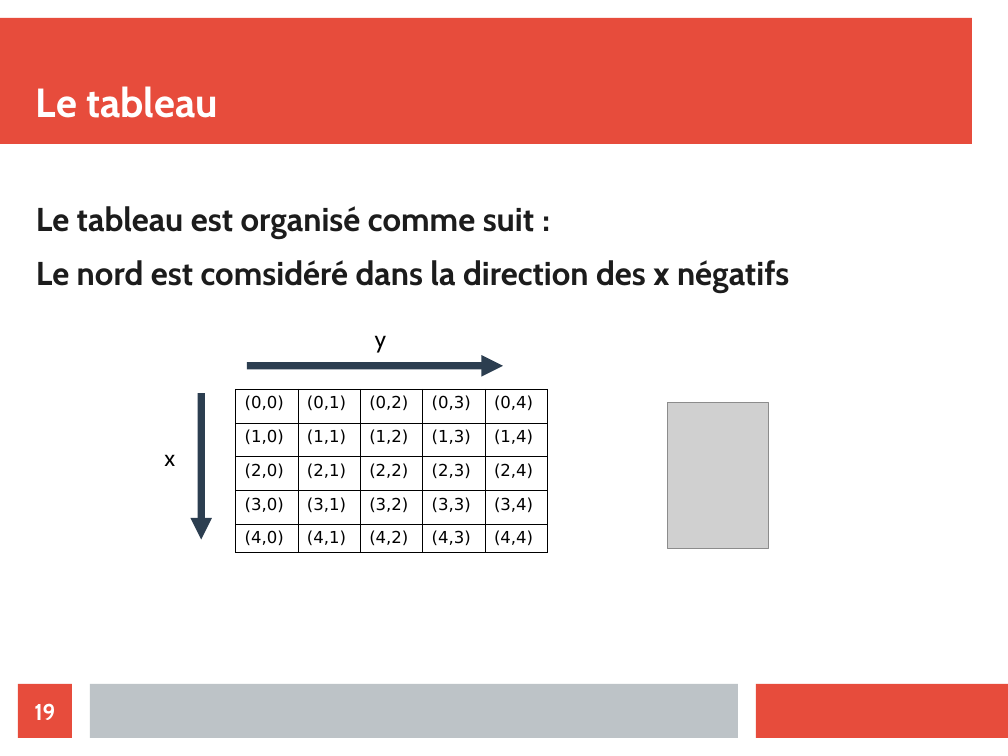
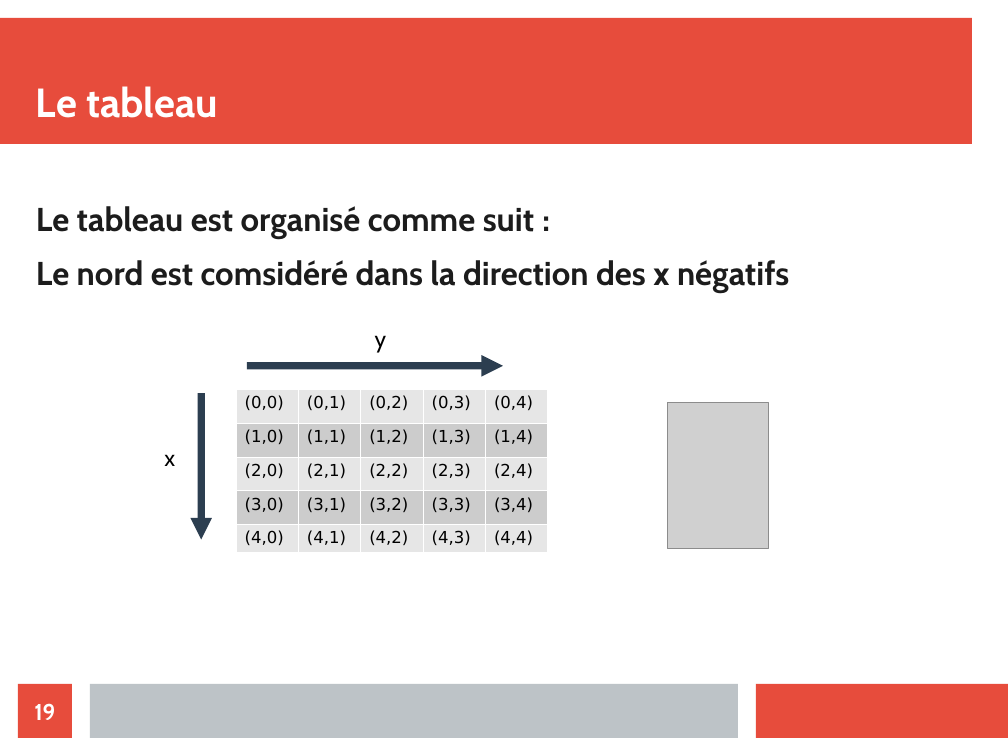
Before and after one commit to ValentinLebouvier/TAL2019, a slide deck: slide 19 of Comptes Rendus/CR.odp. Drawn at 1008x756 pixels with LibreOffice and Linux fonts; fonts in the diff are those of the drawing; grey boxes stand for pictures. Boxes give left, top, right and bottom in pixels: in the first picture for what was removed or moved away, otherwise in the second. Text is boxed around its words. In the diff, an @@ line names an element or a change of style, - is before the commit and + after.

```diff
--- a/Comptes Rendus/CR.odp
+++ b/Comptes Rendus/CR.odp
@@ table at bbox=[236, 390, 547, 553] @@
@@ fill none to #E6E6E6 in 15 cells @@
@@ fill none to #CCCCCC in 10 cells @@
@@ borders changed @@
```
Also in this commit, not shown: 2 other slides changed, 1 slide added, 12 other files.
